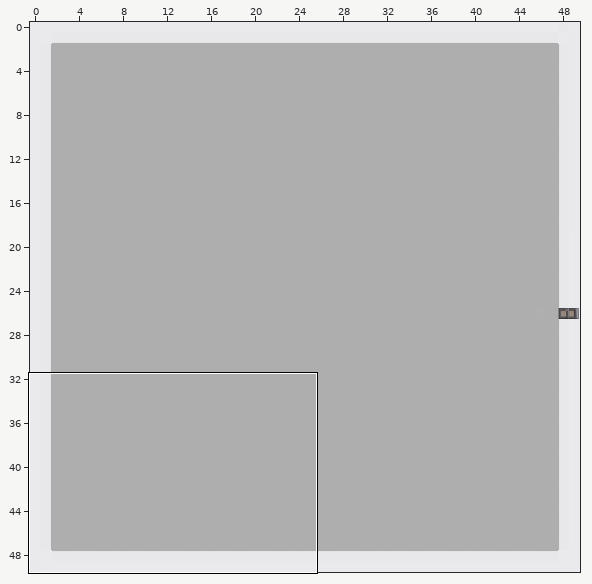
Two versions of a level (Tiled map (JSON), map/baltic.json). The first picture is a wide view before the edit; the outline marks the close-up.
Close-up. Earlier state:
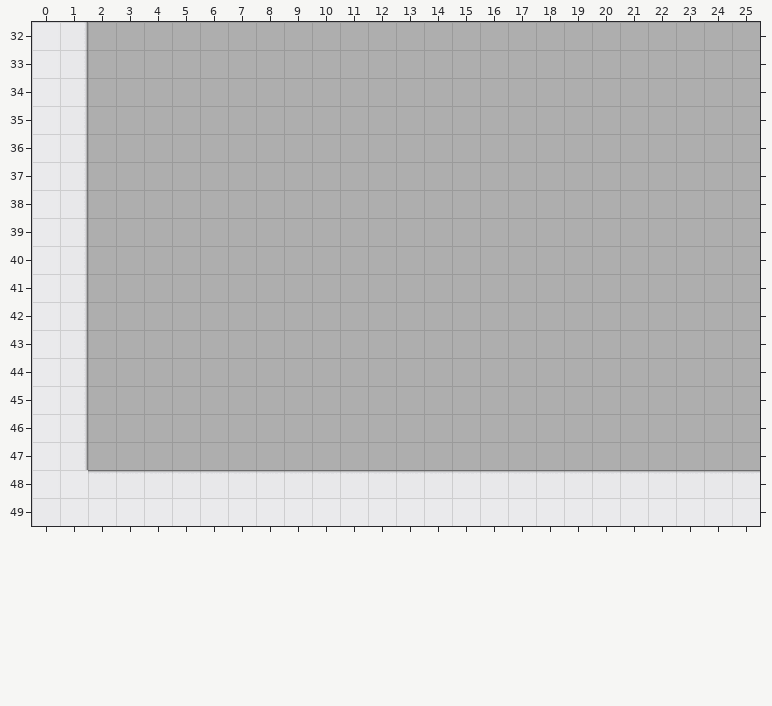
Cells are 32x32 px. Shown: x 0..25, y 32..49. The commit also changed other parts of the map, which this record leaves out.
Now the later version:
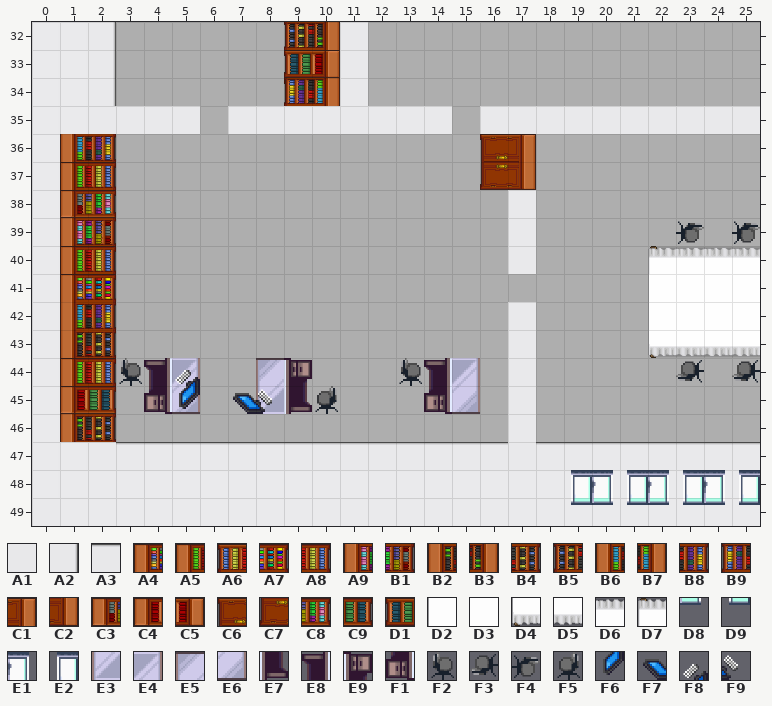
Key: from "cija_32x32_expansion for Pipoy": A1 721, A2 992, A3 992 turned 270, A4 1254 turned 270, A5 1255 turned 270, A6 1268 turned 90, A7 1269 turned 270, A8 1270 turned 270, A9 1285 turned 270, B1 1300 turned 270, B2 1313 turned 270, B3 1313 turned 90, B4 1328 turned 270, B5 1328 turned 90, B6 1344 turned 270, B7 1344 turned 90, B8 1359 turned 270, B9 1359 turned 90, C1 1368 turned 90, C2 1369 turned 90, C3 1373 turned 270, C4 1375 turned 270, C5 1375 turned 90, C6 1383 turned 90, C7 1384 turned 90, C8 1388 turned 270, C9 1390 turned 270, D1 1390 turned 90, D2 1445, D3 1446, D4 1460, D5 1461, D6 1461 turned 180, D7 1462 turned 180; from "tilesets_deviant_milkian_1": D8 14 turned 180, D9 15 turned 180, E1 30 turned 180, E2 31 turned 180, E3 48 turned 270, E4 48 turned 90, E5 49 turned 270, E6 49 turned 90, E7 64 turned 270, E8 64 turned 90, E9 65 turned 270, F1 65 turned 90, F2 114, F3 114 turned 270, F4 114 turned 90, F5 115, F6 189 turned 180, F7 189 turned 270, F8 205 turned 180, F9 205 turned 270.
__ is an empty cell.
Tiles of an added or newly shown layer are drawn over the layers below it.
Edits made:
{"where": "layer \"bottomWall\" (added)"}
{"y":32,"x":1,"old":"__ __","new":"A1 A2"}
{"y":32,"x":11,"old":"__","new":"A1"}
{"y":33,"x":1,"old":"__ __","new":"A1 A2"}
{"y":33,"x":11,"old":"__","new":"A1"}
{"y":34,"x":1,"old":"__ __","new":"A1 A2"}
{"y":34,"x":11,"old":"__","new":"A1"}
{"y":35,"x":1,"old":"__ __ __ __ __","new":"A1 A1 A1 A1 A1"}
{"y":35,"x":7,"old":"__ __ __ __ __ __ __ __","new":"A1 A1 A1 A1 A1 A1 A1 A1"}
{"y":35,"x":16,"old":"__ __ __ __ __ __ __ __ __ __","new":"A1 A1 A1 A1 A1 A1 A1 A1 A1 A1"}
{"y":36,"x":2,"old":"__","new":"A2"}
{"y":37,"x":2,"old":"__","new":"A2"}
{"y":38,"x":2,"old":"__","new":"A2"}
{"y":38,"x":17,"old":"__","new":"A1"}
{"y":39,"x":2,"old":"__","new":"A2"}
{"y":39,"x":17,"old":"__","new":"A1"}
{"y":40,"x":2,"old":"__","new":"A2"}
{"y":40,"x":17,"old":"__","new":"A1"}
{"y":41,"x":2,"old":"__","new":"A2"}
{"y":42,"x":2,"old":"__","new":"A2"}
{"y":42,"x":17,"old":"__","new":"A1"}
{"y":43,"x":2,"old":"__","new":"A2"}
{"y":43,"x":17,"old":"__","new":"A1"}
{"y":44,"x":2,"old":"__","new":"A2"}
{"y":44,"x":17,"old":"__","new":"A1"}
{"y":45,"x":2,"old":"__","new":"A2"}
{"y":45,"x":17,"old":"__","new":"A1"}
{"y":46,"x":2,"old":"__","new":"A2"}
{"y":46,"x":17,"old":"__","new":"A1"}
{"y":47,"x":1,"old":"__ __ __ __ __ __ __ __ __ __ __ __ __ __ __ __ __ __ __ __ __ __ __ __ __","new":"A1 A1 A3 A3 A3 A3 A3 A3 A3 A3 A3 A3 A3 A3 A3 A3 A1 A3 A3 A3 A3 A3 A3 A3 A3"}
{"y":48,"x":2,"old":"__ __ __ __ __ __ __ __ __ __ __ __ __ __ __ __ __ __ __ __ __ __ __ __","new":"A1 A1 A1 A1 A1 A1 A1 A1 A1 A1 A1 A1 A1 A1 A1 A1 A1 A1 A1 A1 A1 A1 A1 A1"}
{"where": "layer \"objects\" (added)"}
{"y":32,"x":9,"old":"__ __","new":"B5 B3"}
{"y":33,"x":9,"old":"__ __","new":"D1 C5"}
{"y":34,"x":9,"old":"__","new":"A6"}
{"y":39,"x":23,"old":"__","new":"F4"}
{"y":39,"x":25,"old":"__","new":"F4"}
{"y":40,"x":22,"old":"__ __ __ __","new":"D7 D6 D6 D6"}
{"y":41,"x":22,"old":"__ __ __ __","new":"D2 D3 D3 D3"}
{"y":42,"x":22,"old":"__ __ __ __","new":"D2 D3 D3 D3"}
{"y":43,"x":22,"old":"__ __ __ __","new":"D4 D5 D5 D5"}
{"y":44,"x":3,"old":"__ __ __","new":"F2 E8 E4"}
{"y":44,"x":8,"old":"__ __","new":"E5 E9"}
{"y":44,"x":13,"old":"__ __ __","new":"F2 E8 E4"}
{"y":44,"x":23,"old":"__","new":"F3"}
{"y":44,"x":25,"old":"__","new":"F3"}
{"y":45,"x":4,"old":"__ __","new":"F1 E6"}
{"y":45,"x":8,"old":"__ __ __","new":"E3 E7 F5"}
{"y":45,"x":14,"old":"__ __","new":"F1 E6"}
{"where": "layer \"topobjects\" (added)"}
{"y":34,"x":9,"old":"__ __","new":"B9 B7"}
{"y":36,"x":1,"old":"__ __","new":"B6 B8"}
{"y":36,"x":16,"old":"__ __","new":"C6 C1"}
{"y":37,"x":1,"old":"__ __","new":"A5 A8"}
{"y":37,"x":16,"old":"__ __","new":"C7 C2"}
{"y":38,"x":1,"old":"__ __","new":"C3 C8"}
{"y":39,"x":1,"old":"__ __","new":"A9 B1"}
{"y":40,"x":1,"old":"__ __","new":"A5 A8"}
{"y":41,"x":1,"old":"__ __","new":"A4 A7"}
{"y":42,"x":1,"old":"__ __","new":"B6 B8"}
{"y":43,"x":1,"old":"__ __","new":"B2 B4"}
{"y":44,"x":1,"old":"__ __","new":"A5 A8"}
{"y":44,"x":5,"old":"__","new":"F8"}
{"y":45,"x":1,"old":"__ __","new":"C4 C9"}
{"y":45,"x":5,"old":"__","new":"F6"}
{"y":45,"x":7,"old":"__ __","new":"F7 F9"}
{"y":46,"x":1,"old":"__ __","new":"B2 B4"}
{"where": "layer \"top\""}
{"y":48,"x":19,"old":"__ __ __ __ __ __ __","new":"E2 E1 E2 E1 E2 E1 E2"}
{"y":49,"x":19,"old":"__ __ __ __ __ __ __","new":"D9 D8 D9 D8 D9 D8 D9"}
{"label":"added","picture_box":[60,22,760,505]}
